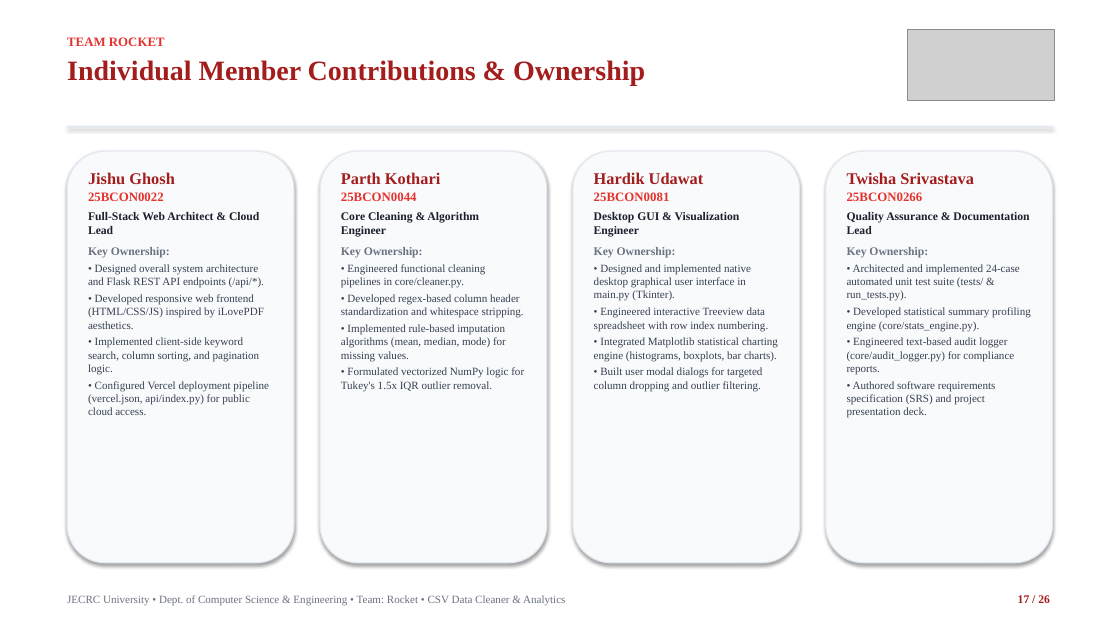
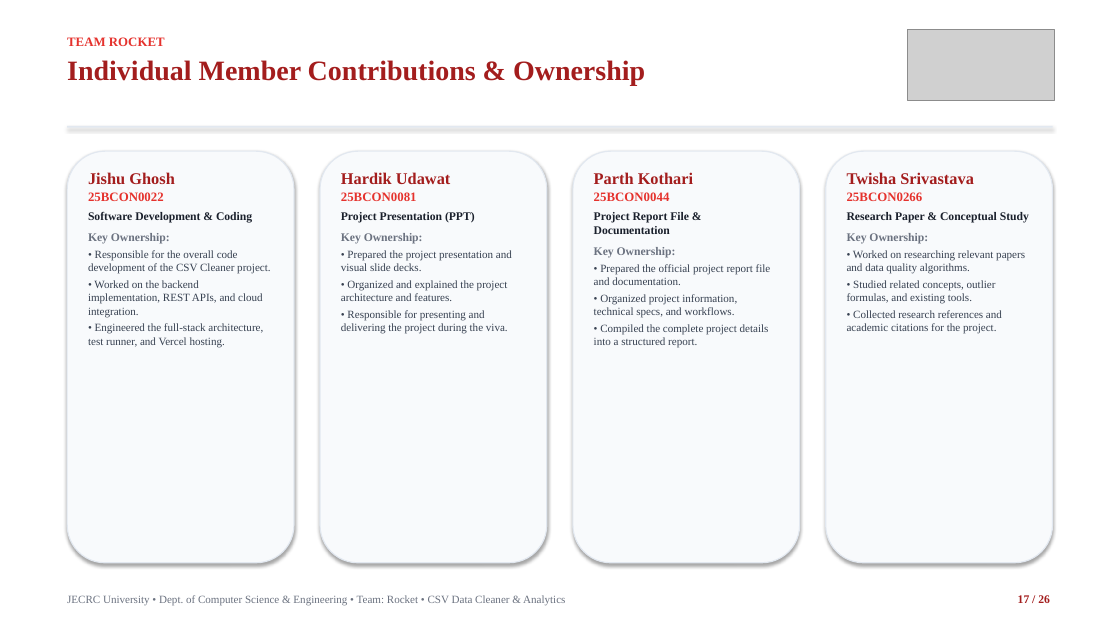
Before and after one commit to JISHU-GHOSH/csv-data-cleaner-analytics, a slide deck: slide 17 of CSV_Cleaner_Major_Project_Presentation.pptx. Drawn at 1120x630 pixels with LibreOffice and Linux fonts; fonts in the diff are those of the drawing; grey boxes stand for pictures. Boxes give left, top, right and bottom in pixels: in the first picture for what was removed or moved away, otherwise in the second. Text is boxed around its words. In the diff, an @@ line names an element or a change of style, - is before the commit and + after.

Commit message:
feat: update member roles (Parth: Report, Twisha: Research Paper, Hardik: PPT, Jishu: Code) and remove circles beside names

```diff
--- a/CSV_Cleaner_Major_Project_Presentation.pptx
+++ b/CSV_Cleaner_Major_Project_Presentation.pptx
@@ text at (341, 172, 475, 223): text changed @@
-Parth Kothari
-25BCON0044
-Core Cleaning & Algorithm Engineer
+Hardik Udawat
+25BCON0081
+Project Presentation (PPT)
@@ text at (594, 172, 693, 234): text changed @@
-Hardik Udawat
-25BCON0081
-Desktop GUI & Visualization Engineer
+Parth Kothari
+25BCON0044
+Project Report File & Documentation
@@ text at (88, 211, 252, 223): text changed @@
-Full-Stack Web Architect & Cloud Lead
+Software Development & Coding
@@ text at (847, 212, 1029, 223): text changed @@
-Quality Assurance & Documentation Lead
+Research Paper & Conceptual Study
@@ text at (88, 250, 270, 347): text changed @@
-• Designed overall system architecture and Flask REST API endpoints (/api/*).
-• Developed responsive web frontend (HTML/CSS/JS) inspired by iLovePDF aesthetics.
-• Implemented client-side keyword search, column sorting, and pagination logic.
-• Configured Vercel deployment pipeline (vercel.json, api/index.py) for public cloud access.
+• Responsible for the overall code development of the CSV Cleaner project.
+• Worked on the backend implementation, REST APIs, and cloud integration.
+• Engineered the full-stack architecture, test runner, and Vercel hosting.
@@ text at (341, 250, 512, 334): text changed @@
-• Engineered functional cleaning pipelines in core/cleaner.py.
-• Developed regex-based column header standardization and whitespace stripping.
-• Implemented rule-based imputation algorithms (mean, median, mode) for missing values.
-• Formulated vectorized NumPy logic for Tukey's 1.5x IQR outlier removal.
+• Prepared the project presentation and visual slide decks.
+• Organized and explained the project architecture and features.
+• Responsible for presenting and delivering the project during the viva.
@@ text at (594, 264, 771, 348): text changed @@
-• Designed and implemented native desktop graphical user interface in main.py (Tkinter).
-• Engineered interactive Treeview data spreadsheet with row index numbering.
-• Integrated Matplotlib statistical charting engine (histograms, boxplots, bar charts).
-• Built user modal dialogs for targeted column dropping and outlier filtering.
+• Prepared the official project report file and documentation.
+• Organized project information, technical specs, and workflows.
+• Compiled the complete project details into a structured report.
@@ text at (847, 250, 1025, 334): text changed @@
-• Architected and implemented 24-case automated unit test suite (tests/ & run_tests.py).
-• Developed statistical summary profiling engine (core/stats_engine.py).
-• Engineered text-based audit logger (core/audit_logger.py) for compliance reports.
-• Authored software requirements specification (SRS) and project presentation deck.
+• Worked on researching relevant papers and data quality algorithms.
+• Studied related concepts, outlier formulas, and existing tools.
+• Collected research references and academic citations for the project.
```
Also in this commit, not shown: 3 other files.
